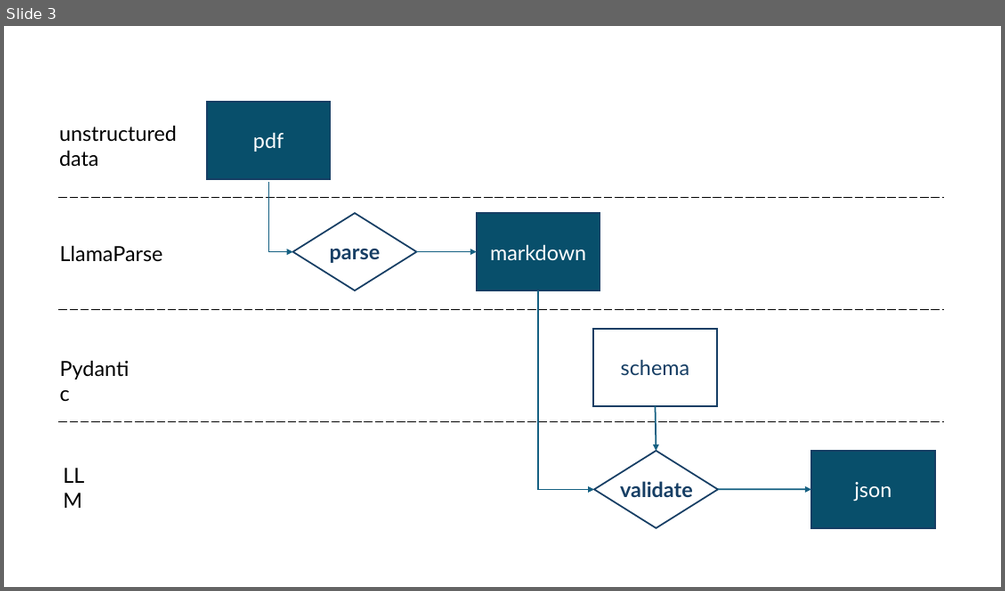
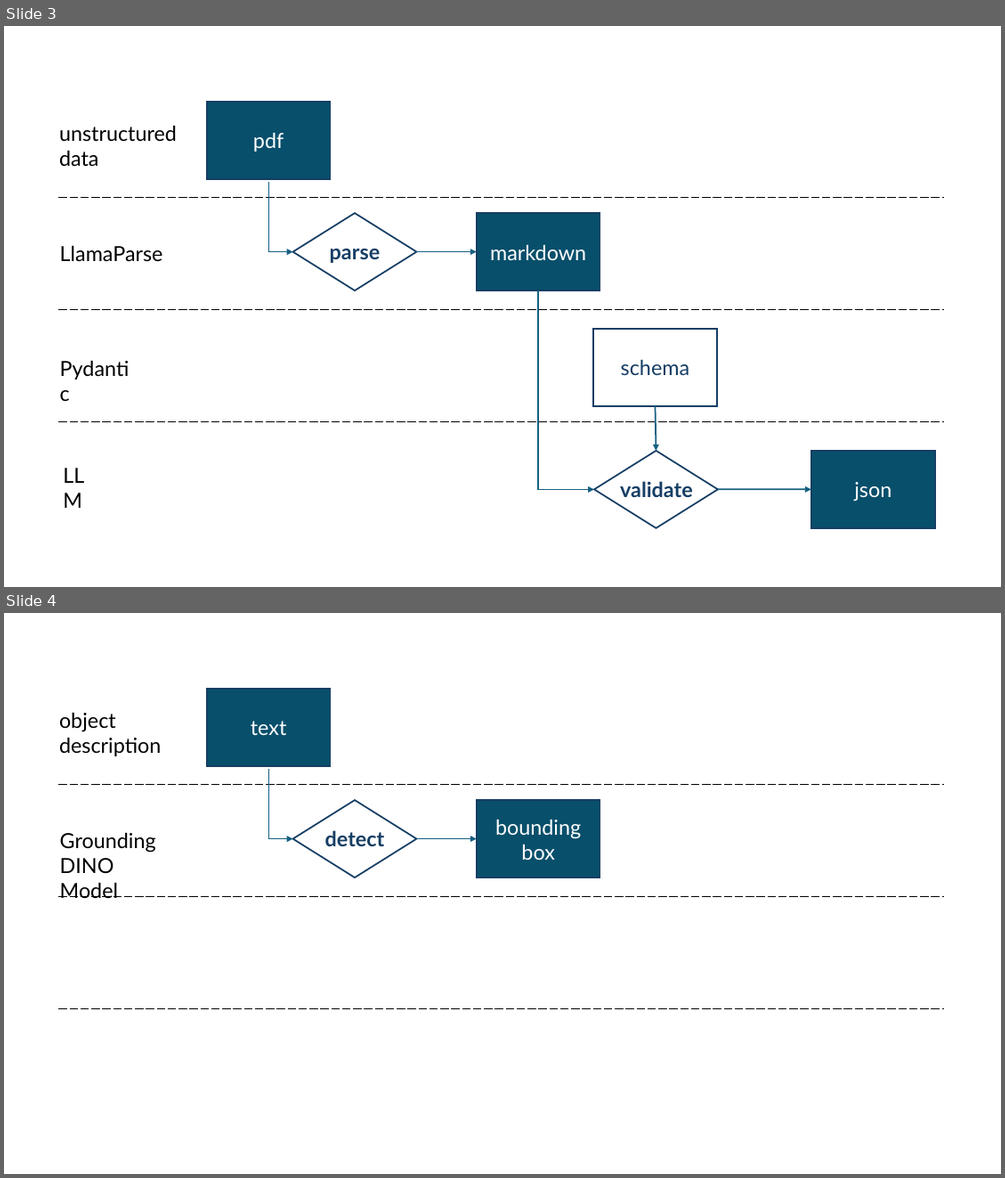
Before and after one commit to arendongithub/dariah2025, a slide deck: img/img.pptx. Shown one above the other, each under a label of ours: slide 3 before the commit, slides 3 and 4 after it. The pictures are 1005x591 and 1005x1178 pixels, drawn with LibreOffice and Linux fonts; fonts in the diff are those of the drawing. Boxes give left, top, right and bottom in pixels: in the first picture for what was removed or moved away, otherwise in the second. Text is boxed around its words. In the diff, an @@ line names an element or a change of style, - is before the commit and + after.

Commit message:
presentation updated

```diff
--- a/img/img.pptx
+++ b/img/img.pptx
@@ slide 4 added at (4,613,1001,1174), background #FFFFFF @@
@@ table added at (58,672,944,1121), 4 rows, 1 columns @@
+
+
+
+
@@ rectangle added at (207,689,330,766), fill #084F6A, outline #163E64 1.5 pt, 20 pt, text #FFFFFF @@
+text
@@ text added at (59,712,161,756), 20 pt, text #000000 @@
+object
+description
@@ elbow arrow added from (268, 769) to (292, 839), #156082 1.5 pt @@
@@ diamond added at (292,800,416,877), outline #163E64 1.5 pt, 20 pt, text #163E64, bold @@
+detect
@@ rectangle added at (477,800,600,877), fill #084F6A, outline #163E64 1.5 pt, 20 pt, text #FFFFFF @@
+bounding
+box
@@ text added at (60,832,156,898), 20 pt, text #000000 @@
+Grounding
+DINO Model
@@ arrow added from (417, 839) to (477, 839), #156082 1.5 pt @@
```
Also in this commit, not shown: 3 other slides added, 6 other files.
